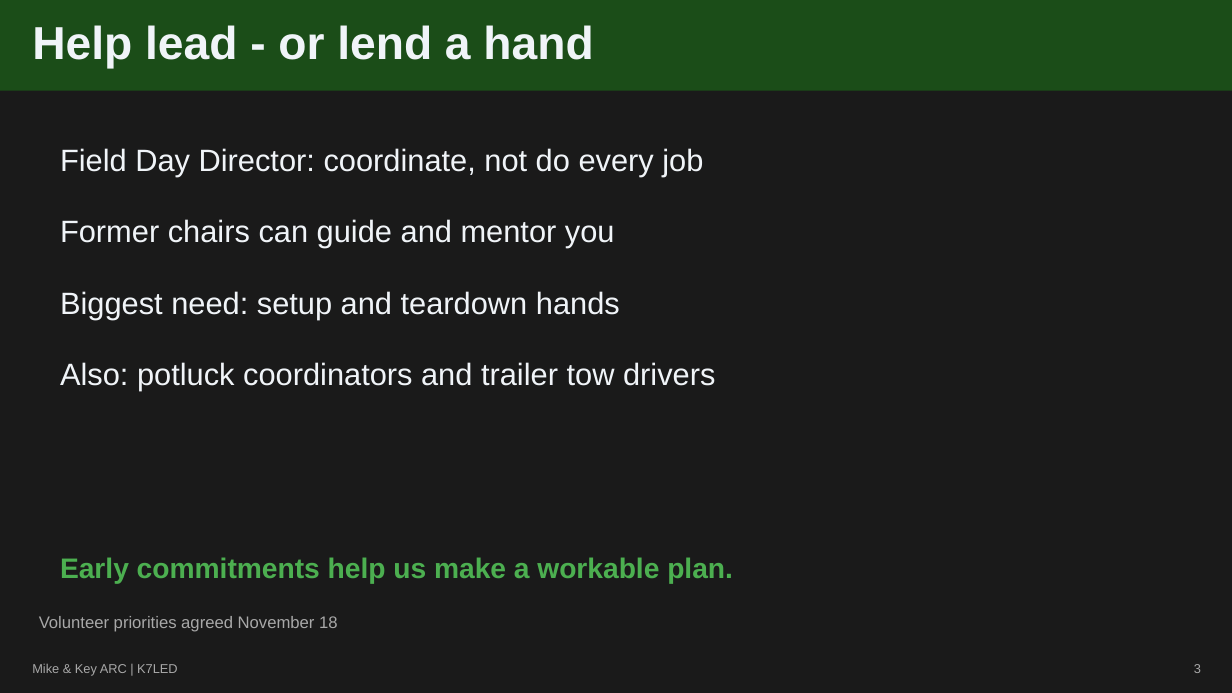
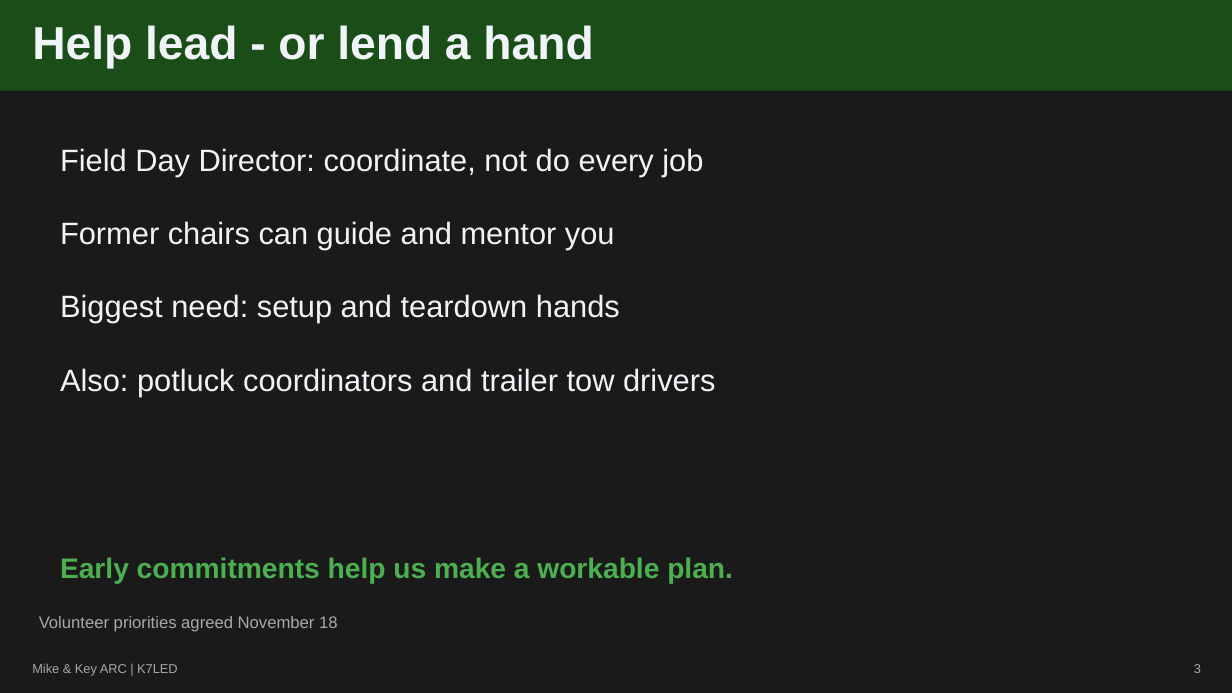
Before and after one commit to tsayles/field-day-2027, a slide deck: slide 3 of docs/meetings/presentations/2026-11-21-membership-field-day-update.odp. Drawn at 1232x693 pixels with LibreOffice and Linux fonts; fonts in the diff are those of the drawing; background and template pictures are left out. Boxes give left, top, right and bottom in pixels: in the first picture for what was removed or moved away, otherwise in the second. Text is boxed around its words. In the diff, an @@ line names an element or a change of style, - is before the commit and + after.

```diff
--- a/docs/meetings/presentations/2026-11-21-membership-field-day-update.odp
+++ b/docs/meetings/presentations/2026-11-21-membership-field-day-update.odp
@@ text "Field Day Director: coordinate, not ..." at [60,148,715,396]: more space between paragraphs @@
```
Also in this commit, not shown: 1 other slide changed, 2 slides added, 1 slide removed, 3 other files.
